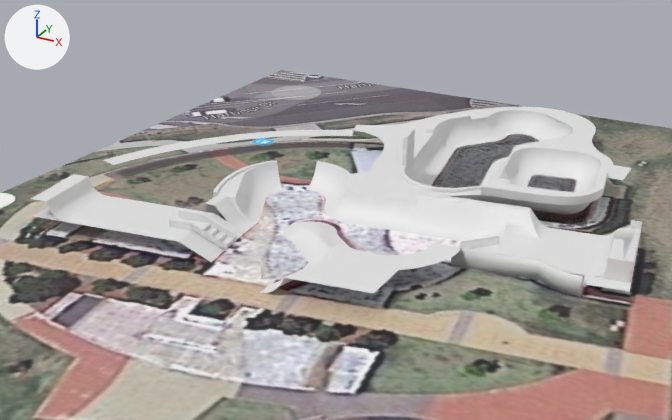
Renders of the Blender file Models/Coffs-Harbor_Main.blend from each side of a commit.
Before and after are seen from a camera (50 mm lens) standing at (29.3, -46.4, 32.1) and looking at (-8.2, 21.7, -2.0). The axes (+X, +Y, +Z) are drawn at upper left. The lights are the same throughout.

Objects in the first picture: 'BigBowl', 'Deck_Main', 'EastTransition', 'EastTransition.001', 'GroundPatth2', 'NurbsPath.001', 'Plane.001', 'Plane.002', 'SatView', 'SouthPad', 'SouthPad_Curve.001', 'SouthpadBank', 'Volcano'.
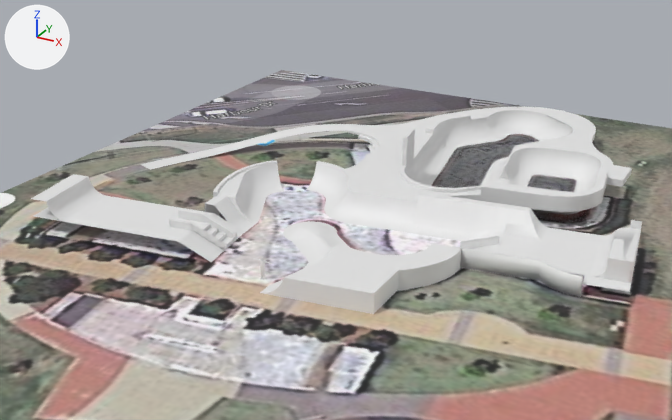
Boxes [x1, y1, x2, y2] around the edits, measured in the pictures (672 x 420 px):
'Deck_Main', reshaped (7% taller)
    before: [347, 107, 632, 205]
    after: [347, 107, 632, 212]
'NurbsPath.001', reshaped (41% taller)
    before: [285, 243, 461, 293]
    after: [284, 243, 461, 314]
'GroundPatth2', reshaped
    before: [104, 130, 359, 165]
    after: [141, 124, 357, 170]
'Volcano', reshaped (7% taller)
    before: [260, 221, 349, 293]
    after: [260, 221, 349, 298]
'NurbsPath.002', added
    after: [346, 129, 384, 174]
'NurbsPath.003', added
    after: [353, 135, 380, 167]
'NurbsPath.004', added
    after: [360, 145, 375, 164]
part 1 of me_nurbspath_001, added
    after: [350, 131, 632, 212]
part 2 of me_circle_002, added
    after: [263, 280, 285, 298]
part 3 of me_nurbspath_008, added
    after: [284, 250, 461, 314]

Edits to the bpy script that builds the scene:
```text
Change me_nurbspath_001:
    remove me_nurbspath_001.from_pydata(...)  # 1329 vertices, 1074 faces; spans x -13.6..13.7, y -15.3..15.4, z -0.6..2.9
    add me_nurbspath_001.from_pydata(...)  # 1649 vertices, 1389 faces; spans x -13.6..13.7, y -15.3..15.4, z -0.6..2.9
    me_nurbspath_001 part 1: 320 vertices added at x -12.7..13.7, y -14.5..15.4, z -0.6..0.0
Change me_circle_002:
    used by ob_volcano; location = (-6.02, 12.18, 0.0); rotation_euler = (0.0, 0.0, 0.14), in degrees (0, 0, 8)
    remove me_circle_002.from_pydata(...)  # 1515 vertices, 1405 faces; spans x -1.74..11.09, y -10.2..2.67, z 0.0..1.59
    add me_circle_002.from_pydata(...)  # 1538 vertices, 1426 faces; spans x -1.74..11.09, y -10.2..2.67, z -1.76..1.59
    me_circle_002 part 2: 11 vertices added at x 0.92..2.87, y -10.2, z -0.01
Change me_nurbspath_008:
    used by ob_nurbspath_001; location = (6.1, 9.61, 1.59); rotation_euler = (0.0, 0.0, 1.003), in degrees (0, 0, 57)
    remove me_nurbspath_008.from_pydata(...)  # 124 vertices, 61 faces; spans x -10.24..3.33, y -2.19..5.65, z -0.02..0.0
    add me_nurbspath_008.from_pydata(...)  # 188 vertices, 124 faces; spans x -10.24..3.33, y -2.19..5.65, z -1.61..0.0
    me_nurbspath_008 part 3
    1 vertex is added at (-10.24, 2.79, -1.61)
    63 new vertices lie (0.0, 0.0, -1.59) away from vertices in x -5.93..3.33, y -2.19..2.44, z 0.0
    63 new faces join them
Change cu_nurbspath_003:
    remove _sp.points.foreach_set('co', [-13.68, -16.96, 0.0, 1.0, -12.5, -13.42, 0.0, 1.0, -11.04, -10.31, 0.0, 1.0, -8.293, -6.431, 0.0, 1.0, -3.983, -1.413, 0.0, 1.0, 2.834, 1.66, 0.0, 1.0])
    remove _sp.points.foreach_set('tilt', [1.571, 1.571, 1.571, 1.571, 1.571, 1.571])
    _sp: cu_nurbspath_003.splines.new('NURBS'); _sp.points.add(5) -> cu_nurbspath_003.splines.new('NURBS'); _sp.points.add(6)
    add _sp.points.foreach_set('co', [-13.68, -16.96, -1.401, 1.0, -12.5, -13.42, -1.401, 1.0, -11.04, -10.31, -1.401, 1.0, -8.293, -6.431, -1.401, 1.0, -3.983, -1.413, 0.0, 1.0, -0.575, 0.123, 0.597, 1.0, 2.59, 1.549, 0.597, 1.0])
    add _sp.points.foreach_set('tilt', [1.571, 1.571, 1.571, 1.571, 1.571, 1.571, 1.537])
Add cu_nurbspath_005:
    cu_nurbspath_005 = bpy.data.curves.new('NurbsPath.005', 'CURVE')
    cu_nurbspath_005.dimensions = '3D'
    _sp = cu_nurbspath_005.splines.new('NURBS'); _sp.points.add(4)
    _sp.points.foreach_set('co', [0.485, -0.549, 0.0, 1.0, 2.2, -0.526, 0.0, 1.0, 4.101, -1.492, 0.0, 1.0, 6.2, -2.786, 0.0, 1.0, 6.66, -5.492, 0.0, 1.0])
    _sp.points.foreach_set('tilt', [1.571, 1.571, 1.571, 1.571, 1.571])
    _sp.order_u = 5
    _sp.order_v = 0
    _sp.use_endpoint_u = True
    _sp.use_smooth = False
    cu_nurbspath_005.use_path = True
    cu_nurbspath_005.use_path_clamp = True
    cu_nurbspath_005.extrude = 0.35
    cu_nurbspath_005.fill_mode = 'FULL'
Add cu_nurbspath_004:
    cu_nurbspath_004 = bpy.data.curves.new('NurbsPath.004', 'CURVE')
    cu_nurbspath_004.dimensions = '3D'
    _sp = cu_nurbspath_004.splines.new('NURBS'); _sp.points.add(4)
    _sp.points.foreach_set('co', [-2.471, -1.231, 0.0, 1.0, -0.935, -0.0349, 0.0, 1.0, 1.174, 0.384, 0.0, 1.0, 5.709, -1.483, 0.0, 1.0, 6.599, -5.502, 0.0, 1.0])
    _sp.points.foreach_set('tilt', [1.571, 1.571, 1.571, 1.571, 1.571])
    _sp.order_u = 5
    _sp.order_v = 0
    _sp.use_endpoint_u = True
    _sp.use_smooth = False
    cu_nurbspath_004.use_path = True
    cu_nurbspath_004.use_path_clamp = True
    cu_nurbspath_004.extrude = 0.35
    cu_nurbspath_004.fill_mode = 'FULL'
Add ob_nurbspath_004:
    ob_nurbspath_004 = bpy.data.objects.new('NurbsPath.004', cu_nurbspath_005)  # modifiers SOLIDIFY
    ob_nurbspath_004.location = (-8.82, 30.87, 1.52)
    ob_nurbspath_004.rotation_euler = (0.0, 0.0, -0.818)  # degrees (0, 0, -47)
Add ob_nurbspath_003:
    ob_nurbspath_003 = bpy.data.objects.new('NurbsPath.003', cu_nurbspath_004)  # modifiers SOLIDIFY
    ob_nurbspath_003.location = (-8.31, 30.61, 1.76)
    ob_nurbspath_003.rotation_euler = (0.0, 0.0, -0.818)  # degrees (0, 0, -47)
Add ob_nurbspath_002:
    ob_nurbspath_002 = bpy.data.objects.new('NurbsPath.002', me_nurbspath_004)  # 292 vertices, 239 faces; spans x -4.6..7.39, y -5.62..0.03, z -0.24..0.0
    ob_nurbspath_002.location = (-7.76, 30.24, 2.0)
    ob_nurbspath_002.rotation_euler = (0.0, 0.0, -0.818)  # degrees (0, 0, -47)
```
